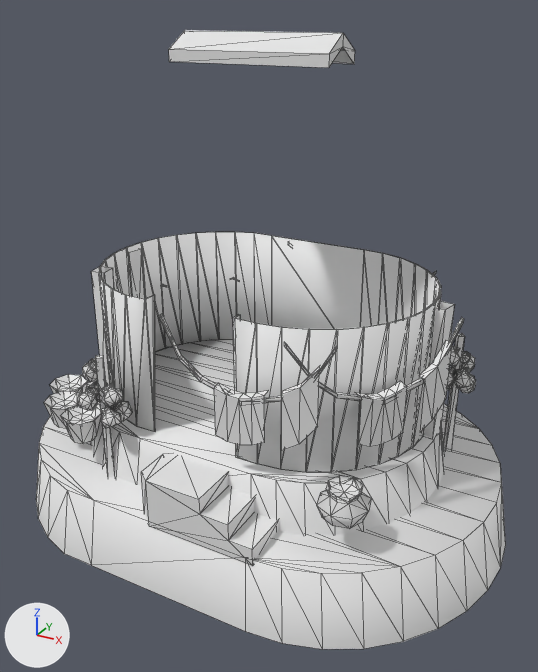
The COLLADA model art/meshes/structural/mayas/house_02.dae: old version first, new version second.
The view is the same before and after, from a 50 mm camera at (11.7, -21.1, 13.1) aimed at (0.3, -0.4, 2.7). Lighting does not change. The marker at lower left points along +X, +Y and +Z. The older version comes first. Mesh edges are drawn as thin lines. Where no turn or scale is listed for an object, it has been applied to the vertices.

The scene before the commit, as lines of its bpy script (objects in view):
```python
me_cubo_753 = bpy.data.meshes.new('Cubo.753')
me_cubo_753.from_pydata(...)  # 1834 vertices, 3246 faces; spans x -9.3..9.0, y -6.5..6.6, z -4.2..12.4
me_cubo_753.materials.append(mat_a_novas_texturas_mayas__welton__010)  # its picture is missing
# before: 302 (-6.4, 0.8, 4.6), 304 (-6.5, 0.2, 4.6) at pixel (119, 249), 305 (-6.0, 0.1, 4.6) at pixel (128, 252), 306 (-5.9, 0.7, 4.6) at pixel (141, 248), 318 (-5.8, -1.7, 4.6) at pixel (100, 266)
# before: 320 (-5.7, -2.3, 4.6) at pixel (91, 271), 321 (-5.2, -2.2, 4.6) at pixel (104, 272), 322 (-5.3, -1.6, 4.6) at pixel (112, 267)
ob_house_02 = bpy.data.objects.new('house_02', me_cubo_753)
ob_house_02.location = (0.0, 0.0, 0.0)
```
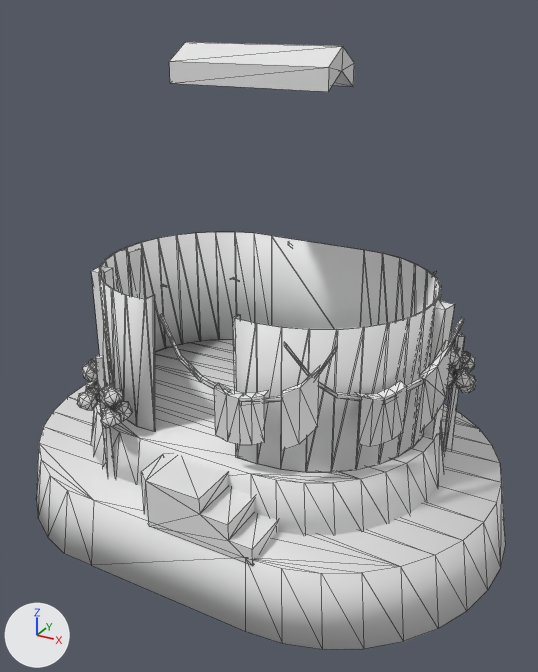
The newer file is also turned or shifted as a whole; pictures and numbers use the older file's frame.

Boxes [x1, y1, x2, y2] around the edits, measured in the pictures (538 x 672 px; the box of a moved part takes in the faces that stretch with it):
'house_02', reshaped
    before: [36, 30, 506, 649]
    after: [36, 42, 506, 649]
part 1 of me_cubo_753, deleted
    before: [44, 375, 371, 529]
part 2 of me_cubo_753, moved or reshaped
    before: [169, 30, 355, 68]
    after: [169, 42, 354, 92]
part 3 of me_cubo_753, built on
    after: [214, 301, 454, 420]
part 4 of me_cubo_753, added
    after: [92, 248, 140, 273]

Edits to the bpy script that builds the scene:
```text
Change me_cubo_753:
    used by ob_house_02; location = (0.0, 0.0, 0.0)
    verts and faces of me_cubo_753; kept vertices keep their numbers, new ones are numbered from 1834
    remove me_cubo_753.from_pydata(...)  # 1834 vertices, 3246 faces; spans x -9.3..9.0, y -6.5..6.6, z -4.2..12.4
    add me_cubo_753.from_pydata(...)  # 1644 vertices, 2984 faces; spans x -9.3..9.0, y -6.5..6.6, z -4.2..12.1
    me_cubo_753 part 1: 11 loose pieces with 190 vertices, spanning x -7.3..5.8, y -5.3..6.0, z -0.6..1.9, are deleted
    me_cubo_753 part 2
    6 vertices are removed from x -2.9..2.5, y -0.9..0.9, z 11.9..12.4
    16 faces are deleted
    6 new vertices lie (0.0, 0.0, -0.7) away from vertices in x -2.9..2.5, y -0.9..0.9, z 11.5..12.1
    20 new faces join them
    me_cubo_753 part 3
    2 faces are deleted
    28 new faces join them
    me_cubo_753 part 4
    add faces += [(304, 305, 306), (318, 320, 321), (302, 304, 306), (318, 321, 322)]
    other edits to the shape of me_cubo_753 do not show in these pictures
```
